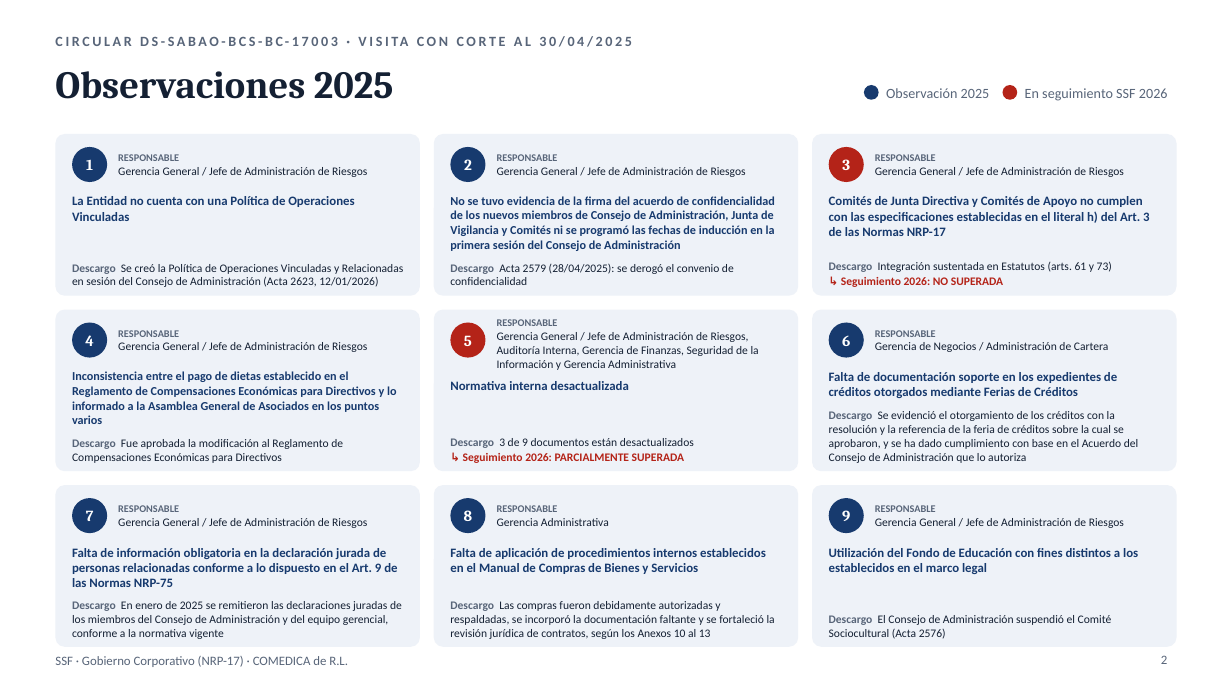
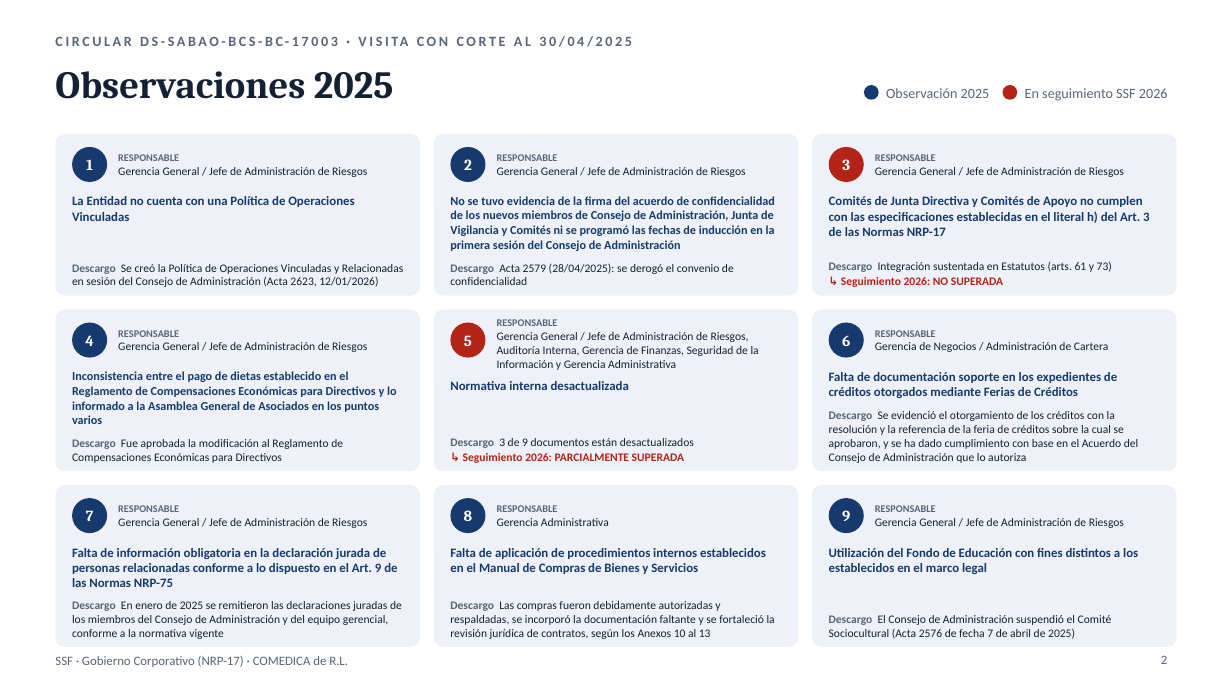
Before and after one commit to menjivar201280/riesgo, a slide deck: slide 2 of supervision-gobierno-corporativo/Supervision_GC_SSF_COMEDICA_2025-2026.pptx. Drawn at 1232x693 pixels with LibreOffice and Linux fonts; fonts in the diff are those of the drawing. Boxes give left, top, right and bottom in pixels: in the first picture for what was removed or moved away, otherwise in the second. Text is boxed around its words. In the diff, an @@ line names an element or a change of style, - is before the commit and + after.

```diff
--- a/supervision-gobierno-corporativo/Supervision_GC_SSF_COMEDICA_2025-2026.pptx
+++ b/supervision-gobierno-corporativo/Supervision_GC_SSF_COMEDICA_2025-2026.pptx
@@ text at (x1=829, y1=615, x2=1112, y2=639): text changed @@
-Descargo El Consejo de Administración suspendió el Comité Sociocultural (Acta 2576)
+Descargo El Consejo de Administración suspendió el Comité Sociocultural (Acta 2576 de fecha 7 de abril de 2025)
```
